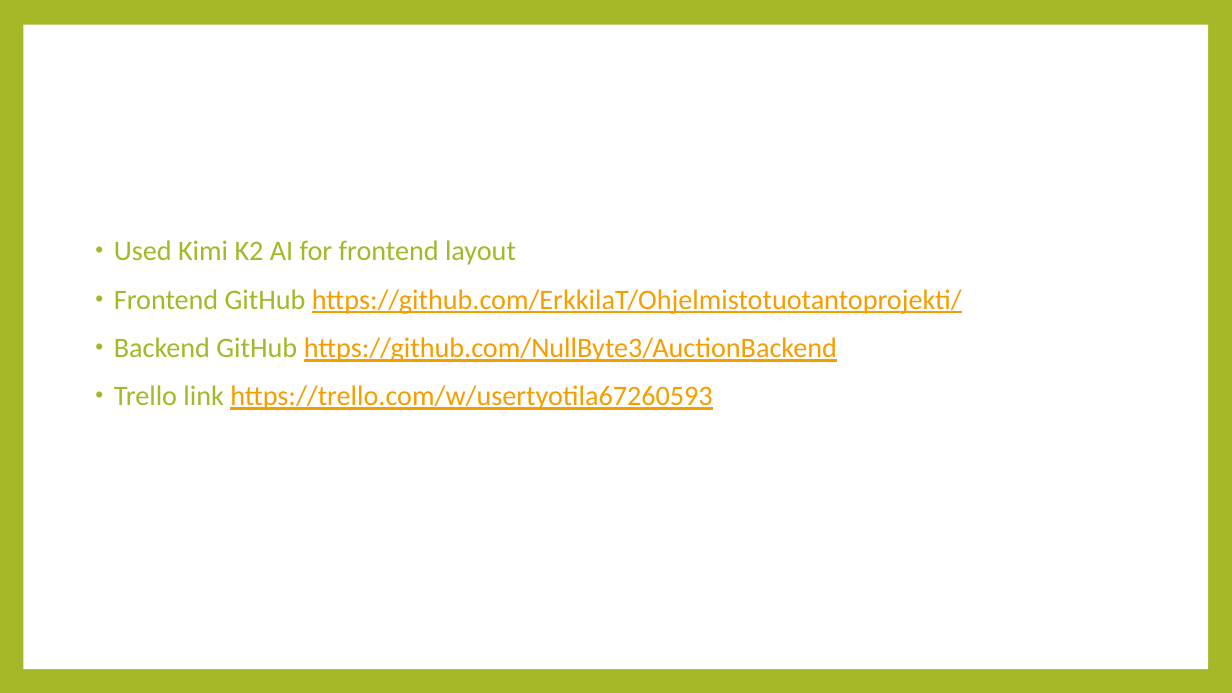
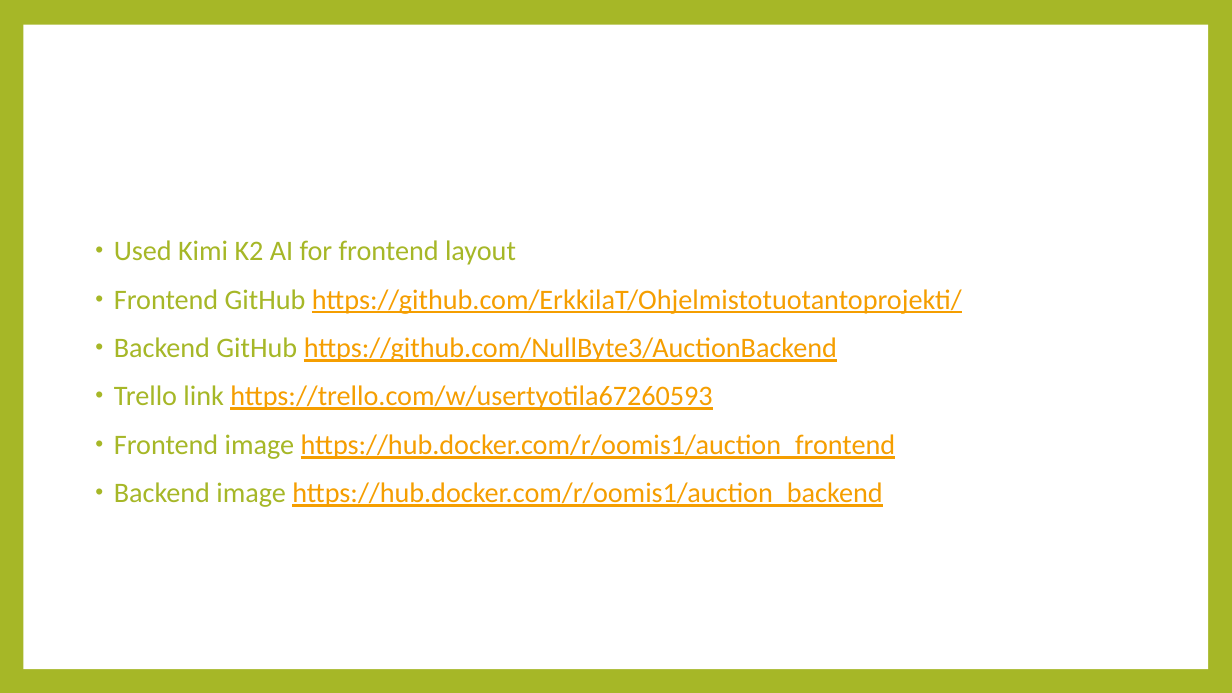
Before and after one commit to ErkkilaT/Ohjelmistotuotantoprojekti, a slide deck: slide 2 of doc/Team 10 Presentation.pptx. Drawn at 1232x693 pixels with LibreOffice and Linux fonts; fonts in the diff are those of the drawing. Boxes give left, top, right and bottom in pixels: in the first picture for what was removed or moved away, otherwise in the second. Text is boxed around its words. In the diff, an @@ line names an element or a change of style, - is before the commit and + after.

```diff
--- a/doc/Team 10 Presentation.pptx
+++ b/doc/Team 10 Presentation.pptx
@@ text at (x1=114, y1=434, x2=896, y2=507): paragraphs added @@
+• Frontend image https://hub.docker.com/r/oomis1/auction_frontend
+• Backend image https://hub.docker.com/r/oomis1/auction_backend
```
Also in this commit, not shown: 6 other slides changed, 1 slide added.
